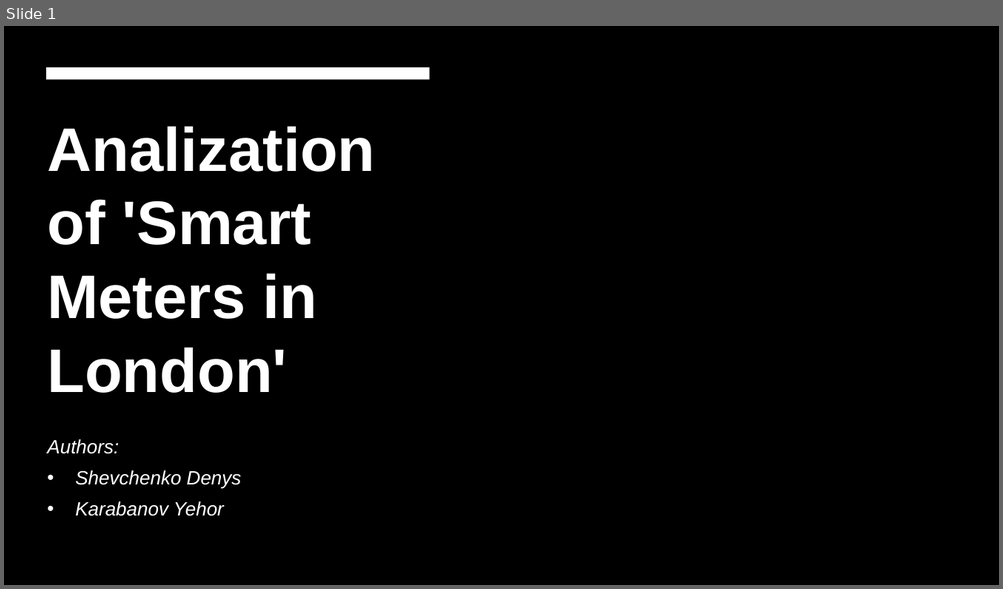
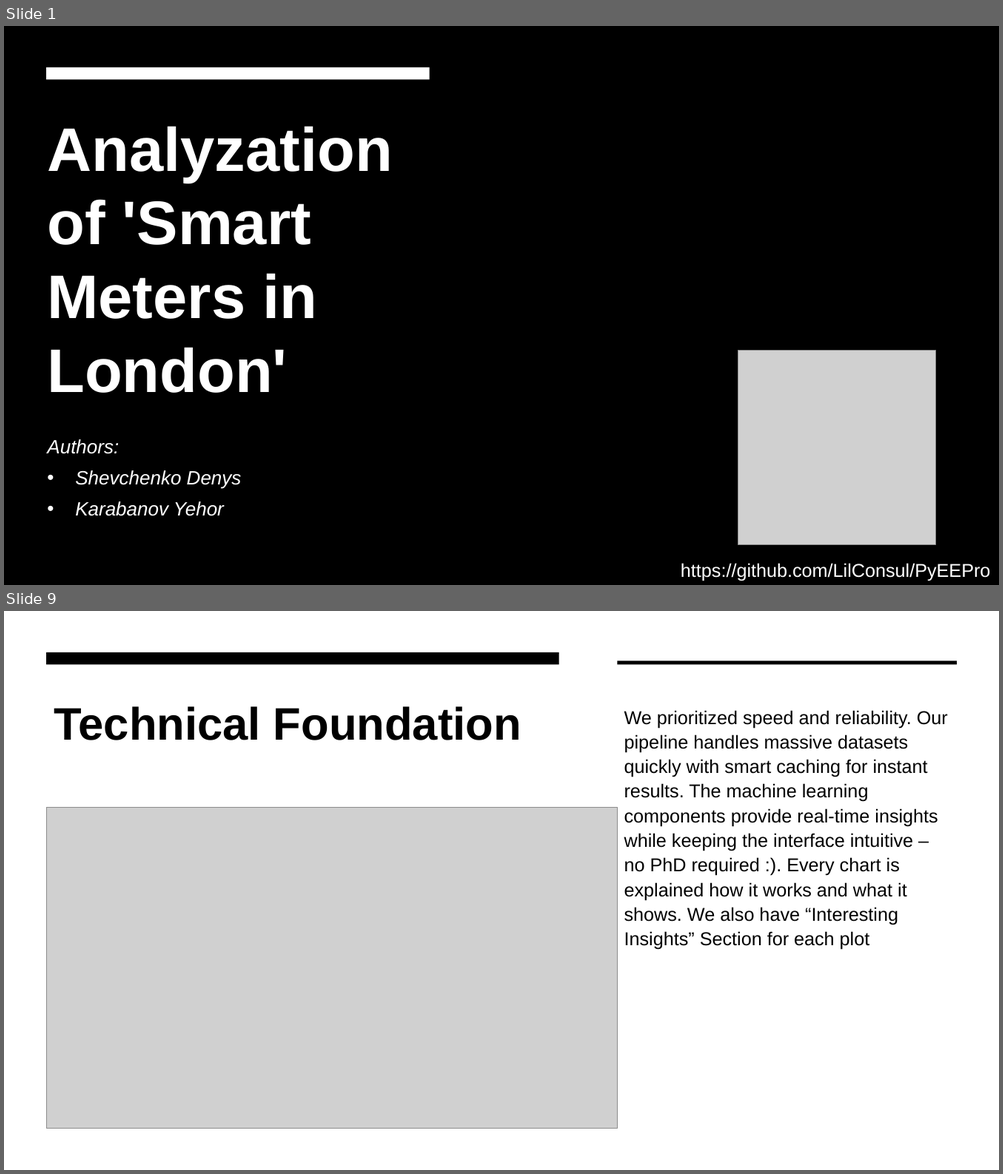
Before and after one commit to LilConsul/PyEEPro, a slide deck: docs/Analization of 'Smart Meters in London'.pptx. Shown one above the other, each under a label of ours: slide 1 before the commit, slides 1 and 9 after it; the slides between them are not shown. The pictures are 1003x589 and 1003x1174 pixels, drawn with LibreOffice and Linux fonts; fonts in the diff are those of the drawing; grey boxes stand for pictures; background and template pictures are left out. Boxes give left, top, right and bottom in pixels: in the first picture for what was removed or moved away, otherwise in the second. Text is boxed around its words. In the diff, an @@ line names an element or a change of style, - is before the commit and + after.

```diff
--- a/docs/Analization of 'Smart Meters in London'.pptx
+++ b/docs/Analization of 'Smart Meters in London'.pptx
@@ slide 9 added at [4,611,999,1170], background #FFFFFF @@
@@ rectangle added at [4,611,999,1170], fill #FFFFFF @@
@@ rectangle added at [46,652,559,665], fill #000000 @@
@@ rectangle added at [617,661,957,665], fill #000000 @@
@@ title added at [54,706,521,741], 44 pt, text #000000, bold @@
+Technical Foundation
@@ text added at [624,710,948,950], 18 pt, text #000000 @@
+We prioritized speed and reliability. Our pipeline handles massive datasets quickly with smart caching for instant results. The machine learning components provide real-time insights while keeping the interface intuitive – no PhD required :). Every chart is explained how it works and what it shows. We also have “Interesting Insights” Section for each plot
@@ picture added at [46,808,617,1129] @@
@@ slide 1 changed as well @@
@@ title at [47,126,392,393]: text changed @@
-Analization of 'Smart Meters in London'
+Analyzation of 'Smart Meters in London'
@@ picture added at [738,351,936,546] @@
@@ text added at [680,563,990,582], 18 pt, text #FFFFFF @@
+https://github.com/LilConsul/PyEEPro
```
Also in this commit, not shown: 8 other slides added, 7 slides removed.
